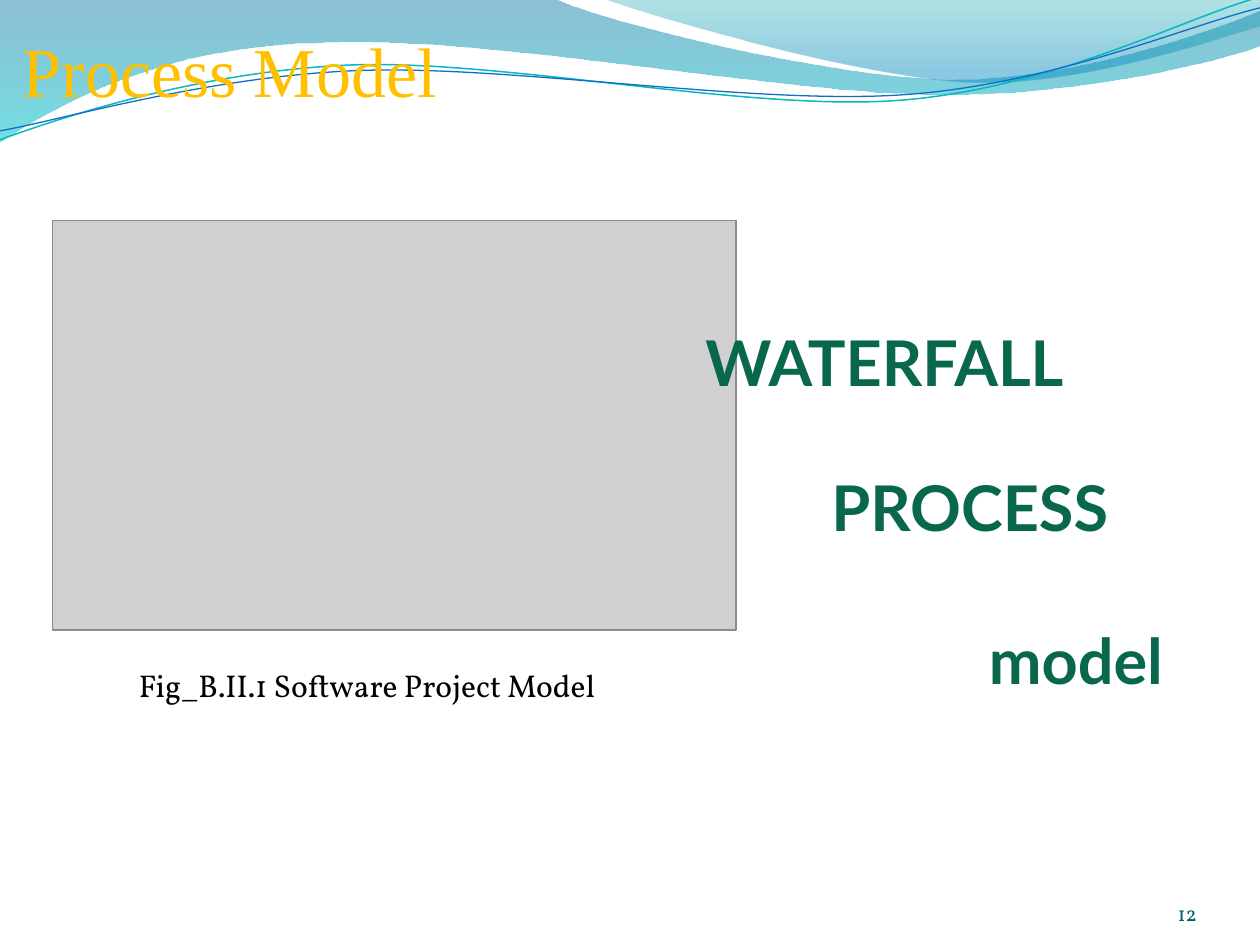
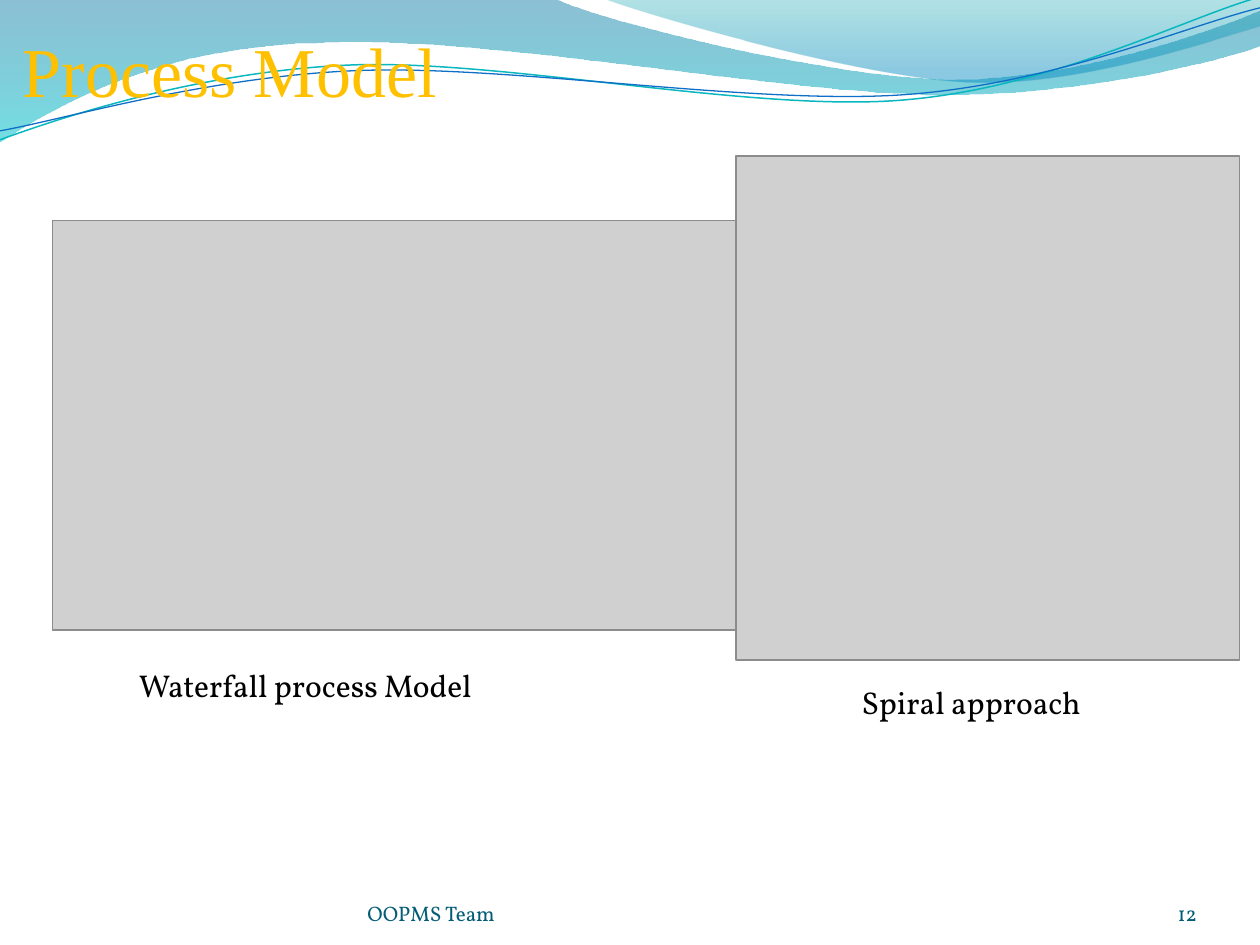
Before and after one commit to gofpattern/oopms, a slide deck: slide 12 of Document/Report/Presentation/OOPMS_Presentation_v1.0.pptx. Drawn at 1260x945 pixels with LibreOffice and Linux fonts; fonts in the diff are those of the drawing; grey boxes stand for pictures; background and template pictures are left out. Boxes give left, top, right and bottom in pixels: in the first picture for what was removed or moved away, otherwise in the second. Text is boxed around its words. In the diff, an @@ line names an element or a change of style, - is before the commit and + after.

```diff
--- a/Document/Report/Presentation/OOPMS_Presentation_v1.0.pptx
+++ b/Document/Report/Presentation/OOPMS_Presentation_v1.0.pptx
@@ picture added at [736,156,1240,660] @@
@@ text removed at [705,332,1063,399] @@
-WATERFALL
@@ text removed at [831,485,1108,532] @@
-PROCESS
@@ text removed at [989,637,1163,685] @@
-model
@@ text at [139,674,472,705]: text changed @@
-Fig_B.II.1 Software Project Model
+Waterfall process Model
@@ text added at [862,691,1080,722], 18 pt, text #000000 @@
+Spiral approach
@@ text added at [367,906,495,922], 12 pt, text #045D75 @@
+OOPMS Team
```
Also in this commit, not shown: 30 other slides changed, 6 slides added, 1 other file.
